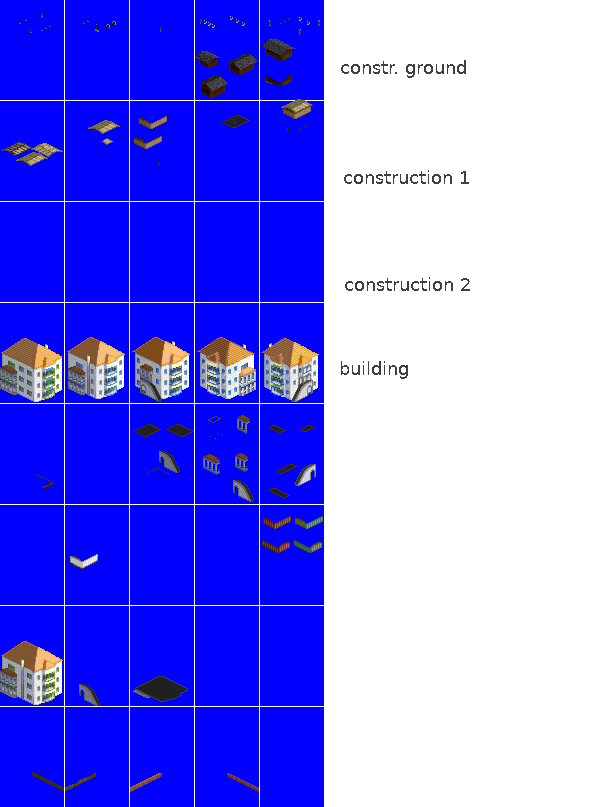
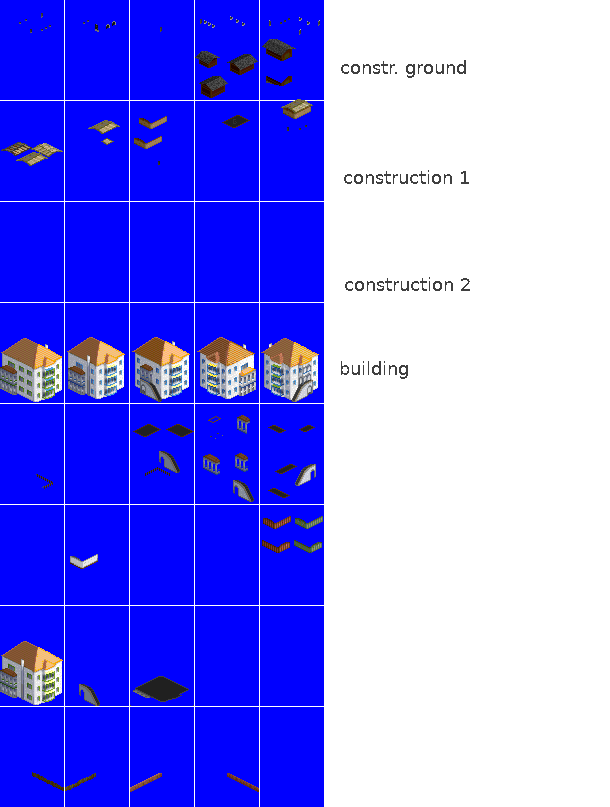
Layer changes from the first w=610, h=807 image to the second:
painted on "roof" over [11, 344, 119, 362]
